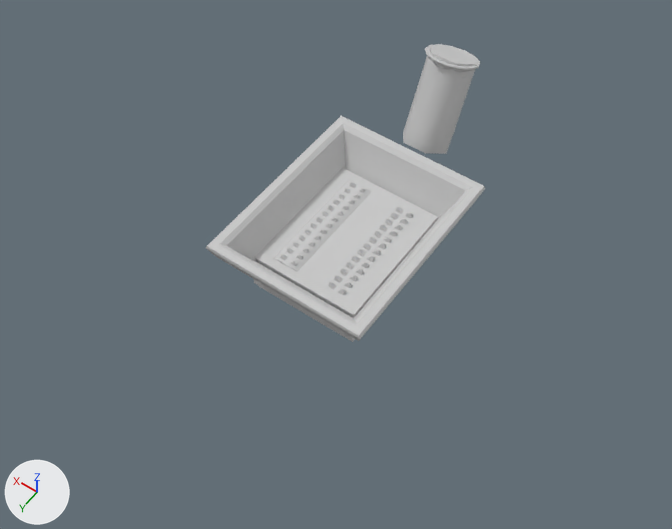
The FBX model Group_Project_v1.3_07-10-18/Assets/3D Assets/Traps/Static Meshes/SM_Trap_Grinder.FBX as it was, and as the next commit left it.
The view is the same before and after, from a 50 mm lens placed at (-3.97, 5.76, 8.05), pointed at (-0.15, 0.42, -0.35). Arrows for +X, +Y and +Z are at lower left; the lights stay in place. Objects named as collision shapes, trigger or cutter boxes, shadow casters or lower levels of detail are left out. Where no turn or scale is listed for an object, it has been applied to the vertices.

The first picture shows 'SM_Trap_Grinder', 'SM_Trap_Grinder_Collsion', 'SM_Trap_Grinder_Roller', 'SM_Trap_Grinder_Roller_Collision001'.
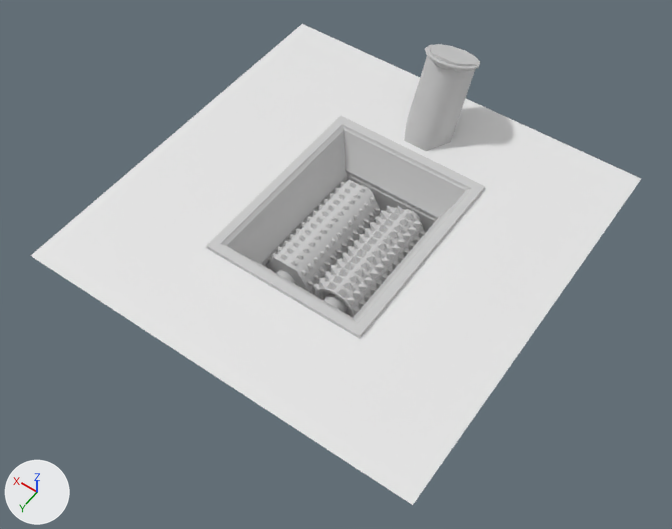
Boxes (x1, y1, x2, y2) around the edits, measured in the pictures (672 x 529 px):
'SM_Trap_Grinder_Floor', added
    after: (31, 24, 641, 505)
'SM_Trap_Grinder_Collsion', reshaped
    before: (254, 45, 477, 341)
    after: (206, 45, 485, 337)
part 1 of me_mesh_003, built on
    before: (254, 168, 438, 341)
    after: (206, 116, 485, 337)
'SM_Trap_Grinder_Roller', unchanged, uncovered by the edit
    before: (318, 206, 413, 326)
    after: (313, 206, 425, 318)
'SM_Trap_Grinder_Roller001', unchanged, uncovered by the edit
    before: (271, 182, 366, 298)
    after: (268, 182, 380, 294)

Edits to the bpy script that builds the scene:
```text
Change me_mesh_003:
    used by ob_sm_trap_grinder_collsion; location = (0.0, 0.0, -0.88)
    remove me_mesh_003.from_pydata(...)  # 20 vertices, 14 faces; spans x -0.72..0.72, y -2.39..0.88, z 0.0..1.91
    add me_mesh_003.from_pydata(...)  # 32 vertices, 26 faces; spans x -1.07..0.99, y -2.39..1.28, z -0.19..1.91
    me_mesh_003 part 1
    1 face is deleted
    8 vertices move from x -0.72..0.72, y -0.88..0.88, z 0.0..0.52 to x -1.07..0.99, y -1.28..1.28, z -0.19..0.91
    12 vertices are added at x -0.96..0.88, y -1.17..1.17, z 0.11..0.91
    13 new faces join them
Add me_mesh_006:
    me_mesh_006.from_pydata([(-2.5, -2.5, 0.0), (-0.97, -2.5, 0.0), (0.0, -2.5, 0.0), (0.96, -2.5, 0.0), (2.5, -2.5, 0.0), (-2.5, -1.18, 0.0), (-0.97, -1.18, 0.0), (0.0, -1.18, 0.0), (0.96, -1.18, 0.0), (2.5, -1.18, 0.0), (-2.5, 0.0, 0.0), (-0.97, 0.0, 0.0), (0.96, 0.0, 0.0), (2.5, 0.0, 0.0), (-2.5, 1.28, 0.0), (-0.97, 1.28, 0.0), (0.0, 1.28, 0.0), (0.96, 1.28, 0.0), (2.5, 1.28, 0.0), (-2.5, 2.5, 0.0), (-0.97, 2.5, 0.0), (0.0, 2.5, 0.0), (0.96, 2.5, 0.0), (2.5, 2.5, 0.0)], [], [(0, 1, 6, 5), (1, 2, 7, 6), (2, 3, 8, 7), (3, 4, 9, 8), (5, 6, 11, 10), (8, 9, 13, 12), (10, 11, 15, 14), (12, 13, 18, 17), (14, 15, 20, 19), (15, 16, 21, 20), (16, 17, 22, 21), (17, 18, 23, 22)])
Add ob_sm_trap_grinder_floor:
    ob_sm_trap_grinder_floor = bpy.data.objects.new('SM_Trap_Grinder_Floor', me_mesh_006)
    ob_sm_trap_grinder_floor.location = (0.0, 0.0, 0.0)
```
